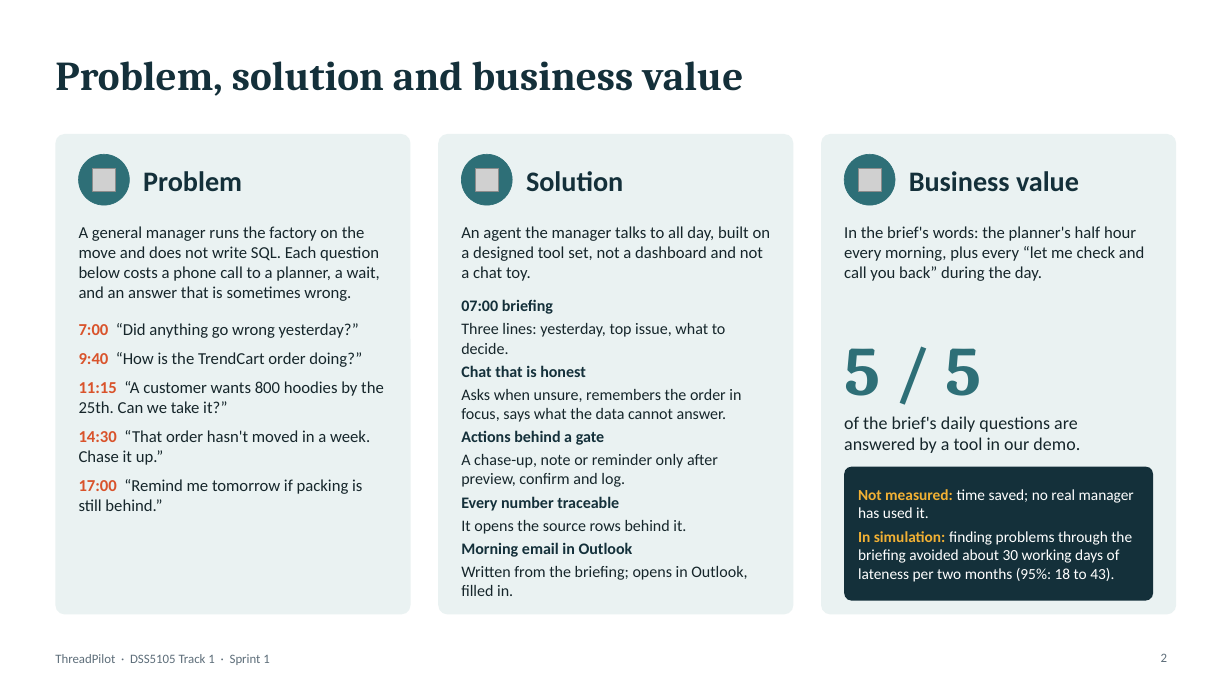
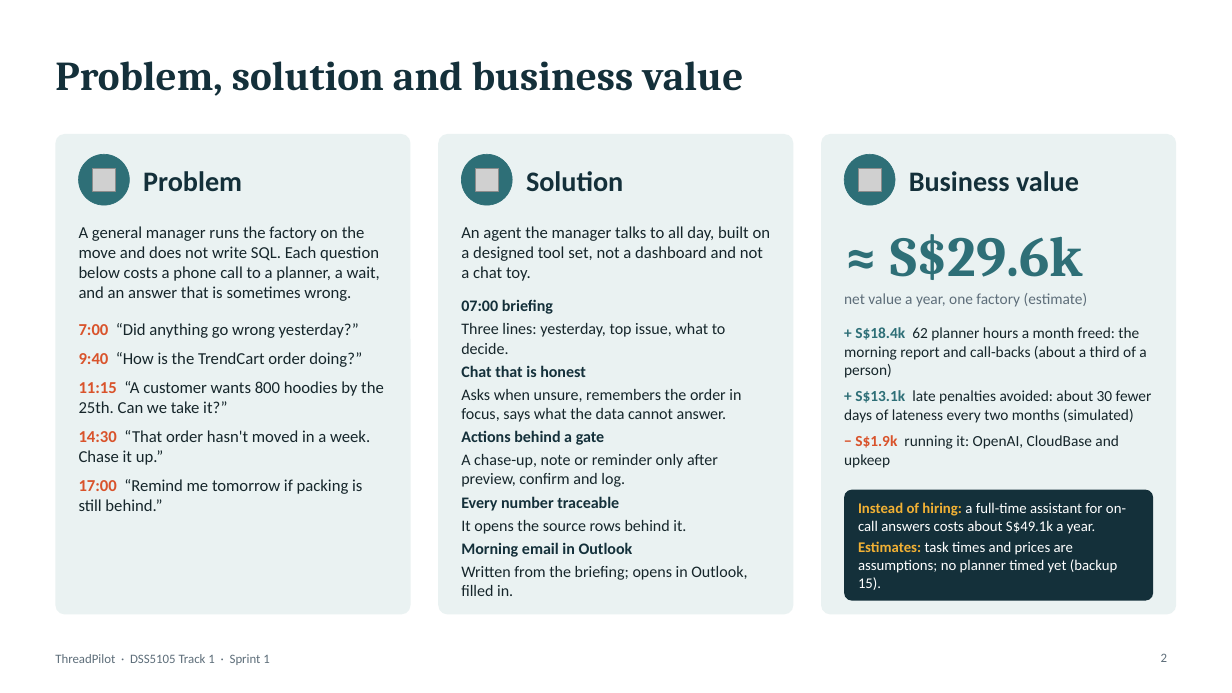
Before and after one commit to footoonming/DSS5105_fork, a slide deck: slide 2 of threadpilot/docs/presentation/Presentation_GroupNN_Sprint1.pptx. Drawn at 1232x693 pixels with LibreOffice and Linux fonts; fonts in the diff are those of the drawing; grey boxes stand for pictures. Boxes give left, top, right and bottom in pixels: in the first picture for what was removed or moved away, otherwise in the second. Text is boxed around its words. In the diff, an @@ line names an element or a change of style, - is before the commit and + after.

```diff
--- a/threadpilot/docs/presentation/Presentation_GroupNN_Sprint1.pptx
+++ b/threadpilot/docs/presentation/Presentation_GroupNN_Sprint1.pptx
@@ text "≈ S$29.6k" at (890, 234, 1083, 280): vertical alignment top to middle @@
@@ text at (890, 234, 1083, 280): text changed; size 13 to 44 pt; font Calibri to Cambria; text colour #16262B to #2E6F77; bold on @@
-In the brief's words: the planner's half hour every morning, plus every “let me check and call you back” during the day.
+≈ S$29.6k
@@ text at (844, 293, 1088, 307): text changed; size 54 to 12 pt; font Cambria to Calibri; text colour #2E6F77 to #5E6E7A; bold off @@
-5 / 5
+net value a year, one factory (estimate)
@@ text "net value a year, one ..." at (844, 293, 1088, 307): vertical alignment middle to top @@
@@ text at (844, 327, 1152, 468): text changed; size 14 to 12 pt @@
-of the brief's daily questions are answered by a tool in our demo.
++ S$18.4k 62 planner hours a month freed: the morning report and call-backs (about a third of a person)
++ S$13.1k late penalties avoided: about 30 fewer days of lateness every two months (simulated)
+− S$1.9k running it: OpenAI, CloudBase and upkeep
@@ rounded rectangle: place and size @@
-rounded rectangle at (845, 467, 1153, 601)
+rounded rectangle at (845, 490, 1153, 601)
@@ rounded rectangle at (845, 490, 1153, 601): proportions changed @@
@@ text at (858, 502, 1126, 590): text changed; size 12 to 11.5 pt @@
-Not measured: time saved; no real manager has used it.
-In simulation: finding problems through the briefing avoided about 30 working days of lateness per two months (95%: 18 to 43).
+Instead of hiring: a full-time assistant for on-call answers costs about S$49.1k a year.
+Estimates: task times and prices are assumptions; no planner timed yet (backup 15).
```
Also in this commit, not shown: 1 slide added, 8 other files.
